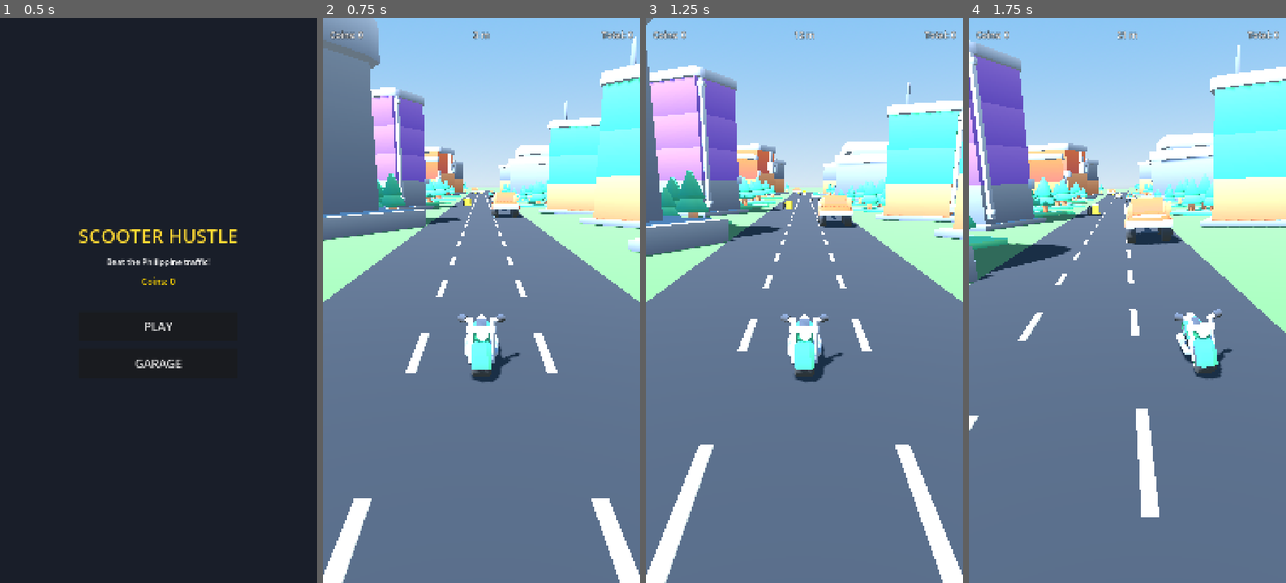
Above: before the commit, frames 1-4 (left to right).
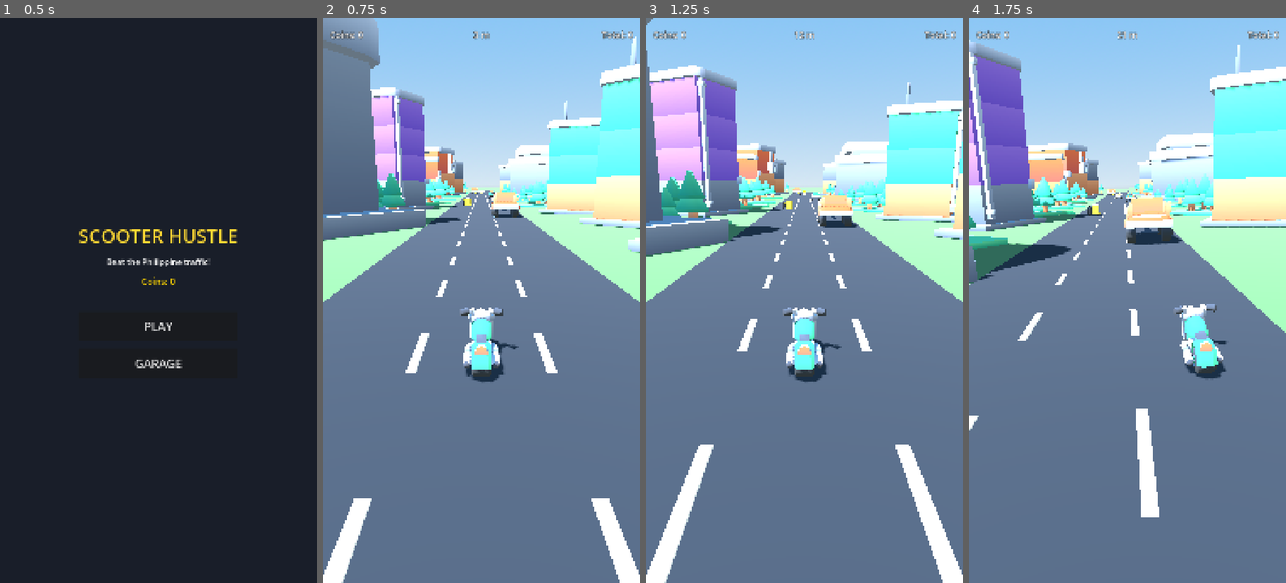
Above: after the commit, the same moments.

Repository: daveph74/ScooterHustle3d
Game: Godot game, scene res://ui/MainMenu.tscn
Same seed, same stepped clock (60 frames per second), same inputs: the game is played once before the commit and once after it.
Inputs (mouse positions are in pixels of both pictures, inside the frame that each line leads up to):
- Up to frame 1 (0.5 s): no input
- Up to frame 2 (0.75 s): click "PLAY" at 0.5 s
- Up to frame 3 (1.25 s): no input
- Up to frame 4 (1.75 s): move the mouse to (1197, 272) at 1.27 s; hold Right (move_right) from 1.28 s (still down); click (1197, 272) at 1.42 s

Frame 1 is identical in both runs. In frame 2, 1.0% of the frame differs, in the area x 42-63%, y 51-64%; in frame 3, 1.0%; in frame 4, 1.0%.

Commit message:
Face the player scooter forward
Flip SCOOTER_FACES_BACK so the motorcycle points down the road.

Co-Authored-By: Claude Opus 4.8 <noreply@anthropic.com>
Claude-Session: https://claude.ai/code/session_01PHLVEVPJpfCS2xU3BfnMgD

Diff:
--- a/vehicles/Player.gd
+++ b/vehicles/Player.gd
@@ -32,7 +32,7 @@
 # auto-scaled to fit, so we only ever tweak this facing flag if it points the
 # wrong way down the road.
 const SCOOTER_MODEL := preload("res://models/racing/vehicle-motorcycle.glb")
-const SCOOTER_FACES_BACK := false
+const SCOOTER_FACES_BACK := true
 
 # --- Swipe detection ------------------------------------------------------
 var _touching := false
